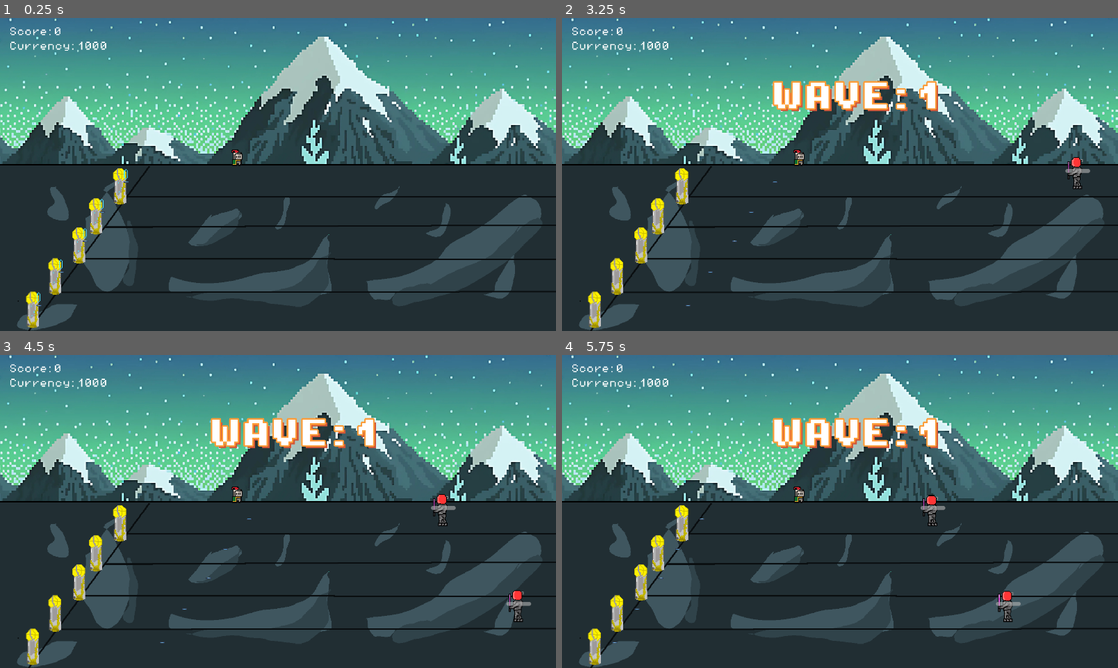
Above: before the commit, frames 1-4 (two rows, left to right).
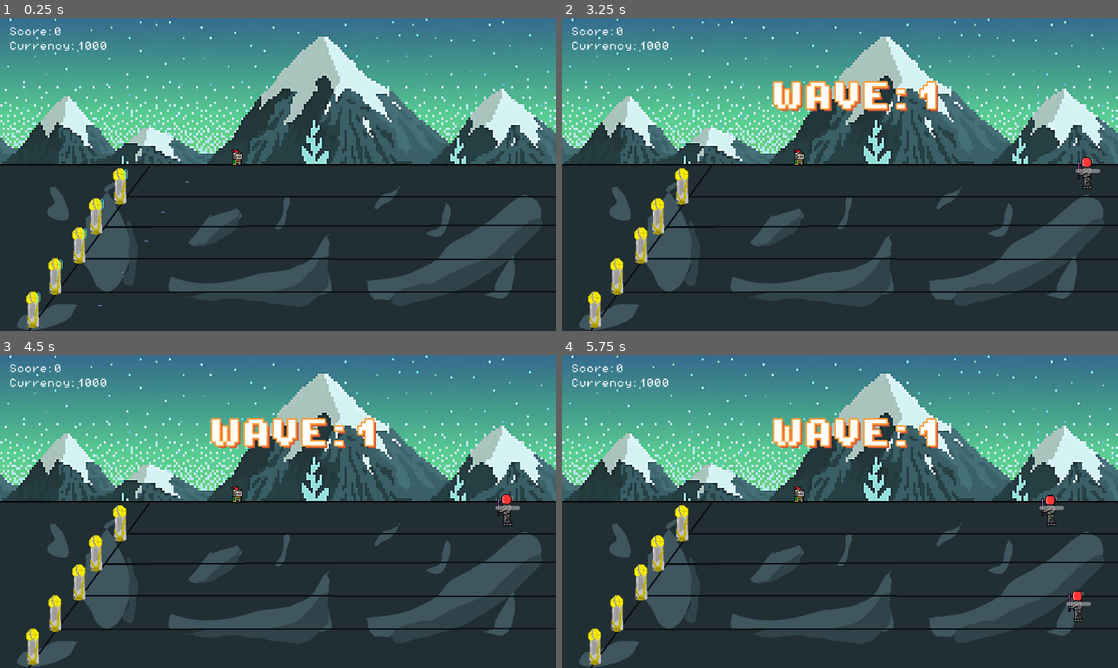
Above: after the commit, the same moments.

Repository: varun22/ECS179-FinalProject
Game: Godot game, scene res://scenes/stage1.tscn
Two runs of this game, one before a commit and one after it. Both use one fixed random seed, a clock stepped at 60 frames per second and the inputs below. This scene is started directly instead of the project's main scene. The engine's default icon, where the game draws it, is replaced by a stand-in: a white triangle on a blue panel in a dark square. Sound files missing from this copy of the repository are replaced by a short silence.
Inputs:
- Up to frame 1 (0.25 s): no input
- Up to frame 2 (3.25 s): tap Enter (ui_accept) at 0.5, 0.77, 1.25, 1.52, 2, 2.75, 3.02 s; hold Right (ui_right) 0.53-2.03 s; hold Left (ui_left) 2.03-2.78 s; hold Right (ui_right) from 2.78 s (still down)
- Up to frame 3 (4.5 s): tap Enter (ui_accept) at 3.77 s; release Right (ui_right) at 4.28 s; hold Left (ui_left) from 4.28 s (still down)
- Up to frame 4 (5.75 s): tap Enter (ui_accept) at 4.52 s; release Left (ui_left) at 5.03 s; hold Right (ui_right) from 5.03 s (still down)

The runs differ from the first frame. In frame 1, less than 0.1% of the frame differs, in the area x 6-35%, y 52-93%; in frame 2, 0.4%; in frame 3, 0.6%; in frame 4, 0.8%, in the area x 9-96%, y 44-92%.

Commit message:
Added wave logic and sounds

Diff:
--- a/tend&defend/scenes/buy_phase.tscn
+++ b/tend&defend/scenes/buy_phase.tscn
@@ -1,10 +1,11 @@
-[gd_scene load_steps=30 format=3 uid="uid://b3fwx0oivo4y2"]
+[gd_scene load_steps=31 format=3 uid="uid://b3fwx0oivo4y2"]
 
 [ext_resource type="Script" path="res://scripts/buy_phase.gd" id="1_coiml"]
 [ext_resource type="Texture2D" uid="uid://3rkprs6gqxi6" path="res://assets/game images/BG.png" id="1_nlvc3"]
 [ext_resource type="Texture2D" uid="uid://dgf4ql7x3tfjs" path="res://assets/game images/Floor.png" id="2_sk6yv"]
 [ext_resource type="FontFile" uid="uid://dnlncfc0vlj4a" path="res://assets/fonts/PixelOperator8.ttf" id="4_b2pb8"]
 [ext_resource type="PackedScene" uid="uid://eghh27wxoi76" path="res://scenes/ui.tscn" id="5_sv8g7"]
+[ext_resource type="PackedScene" uid="uid://gr765jgn4n5p" path="res://scenes/sound_manager.tscn" id="6_t0jfv"]
 
 [sub_resource type="StyleBoxFlat" id="StyleBoxFlat_32qo3"]
 bg_color = Color(0.756669, 0.479334, 0.963906, 1)
@@ -632,6 +633,8 @@
 theme_override_styles/background = SubResource("StyleBoxFlat_jijye")
 theme_override_styles/fill = SubResource("StyleBoxFlat_mwar2")
 show_percentage = false
+
+[node name="soundManager" parent="." instance=ExtResource("6_t0jfv")]
 
 [connection signal="pressed" from="Lane 1/Power Upgrade 1" to="." method="_on_power_upgrade_1_pressed"]
 [connection signal="pressed" from="Lane 1/Range Upgrade 1" to="." method="_on_range_upgrade_1_pressed"]
--- a/tend&defend/scenes/menu.tscn
+++ b/tend&defend/scenes/menu.tscn
@@ -13,6 +13,7 @@
 [ext_resource type="Texture2D" uid="uid://c3lcro4grd4pm" path="res://assets/menu screen/Button Pack - ok_lavender/Individual Frames/[2] Red/[3] Hover.png" id="11_1qwxb"]
 [ext_resource type="Texture2D" uid="uid://sh7boffh3nau" path="res://assets/menu screen/Button Pack - ok_lavender/Individual Frames/[2] Red/[2] Clicked.png" id="12_u1edr"]
 [ext_resource type="Texture2D" uid="uid://us7yaa6461qk" path="res://assets/menu screen/Button Pack - ok_lavender/Individual Frames/[2] Red/[1] Normal.png" id="13_rahs0"]
+[ext_resource type="PackedScene" uid="uid://gr765jgn4n5p" path="res://scenes/sound_manager.tscn" id="14_fq2k1"]
 
 [sub_resource type="StyleBoxTexture" id="StyleBoxTexture_ijvoo"]
 texture = ExtResource("5_0hyy4")
@@ -115,6 +116,8 @@
 theme_override_styles/normal = SubResource("StyleBoxTexture_utgvw")
 text = "Exit"
 
+[node name="soundManager" parent="." instance=ExtResource("14_fq2k1")]
+
 [connection signal="pressed" from="VBoxContainer/Play" to="." method="_on_play_pressed"]
 [connection signal="pressed" from="VBoxContainer/Credits" to="." method="_on_credits_pressed"]
 [connection signal="pressed" from="VBoxContainer/Exit" to="." method="_on_exit_pressed"]
--- /dev/null
+++ b/tend&defend/scenes/sound_manager.tscn
@@ -0,0 +1,14 @@
+[gd_scene load_steps=4 format=3 uid="uid://gr765jgn4n5p"]
+
+[ext_resource type="Script" path="res://scripts/sound_manager.gd" id="1_w8jf8"]
+[ext_resource type="AudioStream" uid="uid://dy8bfoojqgbko" path="res://assets/sfx/shoot.mp3" id="2_icg7n"]
+[ext_resource type="AudioStream" uid="uid://bp1uqu2q3p0kk" path="res://assets/sfx/click.mp3" id="3_nycs1"]
+
+[node name="soundManager" type="Node"]
+script = ExtResource("1_w8jf8")
+
+[node name="shoot" type="AudioStreamPlayer2D" parent="."]
+stream = ExtResource("2_icg7n")
+
+[node name="buttonClick" type="AudioStreamPlayer2D" parent="."]
+stream = ExtResource("3_nycs1")
--- a/tend&defend/scenes/stage1.tscn
+++ b/tend&defend/scenes/stage1.tscn
@@ -12,6 +12,7 @@
 [ext_resource type="Script" path="res://scripts/turret_factory.gd" id="8_5kvr3"]
 [ext_resource type="Script" path="res://scripts/projectile_factory.gd" id="10_a00n7"]
 [ext_resource type="PackedScene" uid="uid://d1oxoghresfh5" path="res://scenes/projectile.tscn" id="11_3dyi8"]
+[ext_resource type="PackedScene" uid="uid://gr765jgn4n5p" path="res://scenes/sound_manager.tscn" id="13_ulv4p"]
 
 [node name="Stage1" type="Node2D" node_paths=PackedStringArray("ui")]
 process_mode = 1
@@ -70,3 +71,5 @@
 [node name="ProjectileFactory" type="Node" parent="Turrets"]
 script = ExtResource("10_a00n7")
 projectile = ExtResource("11_3dyi8")
+
+[node name="soundManager" parent="." instance=ExtResource("13_ulv4p")]
--- a/tend&defend/scripts/audio_player.gd
+++ b/tend&defend/scripts/audio_player.gd
@@ -32,6 +32,18 @@
 
 func play_main_menu():
 	play_music(main_menu_music)
+
+# Helper function to play sound effects
+func play_SFX(stream: AudioStream, volume: float):
+	var sfx_player = AudioStreamPlayer2D.new()
+	sfx_player.stream = stream
+	sfx_player.volume_db = volume
+	add_child(sfx_player)
+	sfx_player.play()
+
+	await sfx_player.finished
+
+	sfx_player.queue_free()
 
 # Called by wave manager
 func on_wave_update(wave: int) -> void:
--- a/tend&defend/scripts/buy_phase.gd
+++ b/tend&defend/scripts/buy_phase.gd
@@ -86,24 +86,28 @@
 
 # When pressed, switches to power tower if enough currency
 func _on_power_upgrade_1_pressed() -> void:
+	signals.button_click.emit()
 	if globalVars.currency >= currency_to_switch and not turretType.type_array[0] == turretType.Type.POWER:
 		globalVars.currency -= currency_to_switch
 		turretType.type_array[0] = turretType.Type.POWER
 
 # When pressed, switches to range tower if enough currency
 func _on_range_upgrade_1_pressed() -> void:
+	signals.button_click.emit()
 	if globalVars.currency >= currency_to_switch and not turretType.type_array[0] == turretType.Type.REACH:
 		globalVars.currency -= currency_to_switch
 		turretType.type_array[0] = turretType.Type.REACH
 
 # When pressed, switches to frequency tower if enough currency
 func _on_frequency_upgrade_1_pressed() -> void:
+	signals.button_click.emit()
 	if globalVars.currency >= currency_to_switch and not turretType.type_array[0] == turretType.Type.FREQUENCY:
 		globalVars.currency -= currency_to_switch
 		turretType.type_array[0] = turretType.Type.FREQUENCY
 
 # When confirmed, changes to upgrade button, which upgrades level of particular tower type chosen
 func _on_confirm_1_pressed() -> void:
+	signals.button_click.emit()
 	$"Lane 1/Power Upgrade 1".visible = false
 	$"Lane 1/Range Upgrade 1".visible = false
 	$"Lane 1/Frequency Upgrade 1".visible = false
@@ -119,6 +123,7 @@
 
 # When upgrade, if enough currency, increases level of current tower type by 1
 func _on_upgrade_1_pressed() -> void:
+	signals.button_click.emit()
 	if globalVars.currency >= currency_to_upgrade:
 		globalVars.currency -= currency_to_upgrade
 		if turretType.type_array[0] == turretType.Type.POWER:
@@ -132,6 +137,7 @@
 			$"Lane 1/Upgrade 1".text = "Upgrade to Level " + str(turretType.frequency_level[0] + 1) + "\nCost: " + str(currency_to_upgrade)
 
 func _on_tend_1_pressed() -> void:
+	signals.button_click.emit()
 	if globalVars.currency >= currency_to_tend:
 		$"Lane 1/Tend1".visible = false
 		$"Lane 1/Power Upgrade 1".visible = true
@@ -142,21 +148,25 @@
 
 
 func _on_power_upgrade_2_pressed() -> void:
+	signals.button_click.emit()
 	if globalVars.currency >= currency_to_switch and not turretType.type_array[1] == turretType.Type.POWER:
 		globalVars.currency -= currency_to_switch
 		turretType.type_array[1] = turretType.Type.POWER
 
 func _on_range_upgrade_2_pressed() -> void:
+	signals.button_click.emit()
 	if globalVars.currency >= currency_to_switch and not turretType.type_array[1] == turretType.Type.REACH:
 		globalVars.currency -= currency_to_switch
 		turretType.type_array[1] = turretType.Type.REACH
 
 func _on_frequency_upgrade_2_pressed() -> void:
+	signals.button_click.emit()
 	if globalVars.currency >= currency_to_switch and not turretType.type_array[1] == turretType.Type.FREQUENCY:
 		globalVars.currency -= currency_to_switch
 		turretType.type_array[1] = turretType.Type.FREQUENCY
 
 func _on_confirm_2_pressed() -> void:
+	signals.button_click.emit()
 	$"Lane 2/Power Upgrade 2".visible = false
 	$"Lane 2/Range Upgrade 2".visible = false
 	$"Lane 2/Frequency Upgrade 2".visible = false
@@ -171,6 +181,7 @@
 	$"Lane 2/Upgrade 2".visible = true
 
 func _on_upgrade_2_pressed() -> void:
+	signals.button_click.emit()
 	if globalVars.currency >= currency_to_upgrade:
 		globalVars.currency -= currency_to_upgrade
 		if turretType.type_array[1] == turretType.Type.POWER:
@@ -184,6 +195,7 @@
 			$"Lane 2/Upgrade 2".text = "Upgrade to Level " + str(turretType.frequency_level[1] + 1) + "\nCost: " + str(currency_to_upgrade)
 
 func _on_tend_2_pressed() -> void:
+	signals.button_click.emit()
 	if globalVars.currency >= currency_to_tend:
 		$"Lane 2/Tend2".visible = false
 		$"Lane 2/Power Upgrade 2".visible = true
@@ -194,21 +206,25 @@
 
 
 func _on_power_upgrade_3_pressed() -> void:
+	signals.button_click.emit()
 	if globalVars.currency >= currency_to_switch and not turretType.type_array[2] == turretType.Type.POWER:
 		globalVars.currency -= currency_to_switch
 		turretType.type_array[2] = turretType.Type.POWER
 
 func _on_range_upgrade_3_pressed() -> void:
+	signals.button_click.emit()
 	if globalVars.currency >= currency_to_switch and not turretType.type_array[2] == turretType.Type.REACH:
 		globalVars.currency -= currency_to_switch
 		turretType.type_array[2] = turretType.Type.REACH
 
 func _on_frequency_upgrade_3_pressed() -> void:
+	signals.button_click.emit()
 	if globalVars.currency >= currency_to_switch and not turretType.type_array[2] == turretType.Type.FREQUENCY:
 		globalVars.currency -= currency_to_switch
 		turretType.type_array[2] = turretType.Type.FREQUENCY
 
 func _on_confirm_3_pressed() -> void:
+	signals.button_click.emit()
 	$"Lane 3/Power Upgrade 3".visible = false
 	$"Lane 3/Range Upgrade 3".visible = false
 	$"Lane 3/Frequency Upgrade 3".visible = false
@@ -223,6 +239,7 @@
 	$"Lane 3/Upgrade 3".visible = true
 
 func _on_upgrade_3_pressed() -> void:
+	signals.button_click.emit()
 	if globalVars.currency >= currency_to_upgrade:
 		globalVars.currency -= currency_to_upgrade
 		if turretType.type_array[2] == turretType.Type.POWER:
@@ -236,6 +253,7 @@
 			$"Lane 3/Upgrade 3".text = "Upgrade to Level " + str(turretType.frequency_level[2] + 1) + "\nCost: " + str(currency_to_upgrade)
 
 func _on_tend_3_pressed() -> void:
+	signals.button_click.emit()
 	if globalVars.currency >= currency_to_tend:
 		$"Lane 3/Tend3".visible = false
 		$"Lane 3/Power Upgrade 3".visible = true
@@ -246,21 +264,25 @@
 
 
 func _on_power_upgrade_4_pressed() -> void:
+	signals.button_click.emit()
 	if globalVars.currency >= currency_to_switch and not turretType.type_array[3] == turretType.Type.POWER:
 		globalVars.currency -= currency_to_switch
 		turretType.type_array[3] = turretType.Type.POWER
 
 func _on_range_upgrade_4_pressed() -> void:
+	signals.button_click.emit()
 	if globalVars.currency >= currency_to_switch and not turretType.type_array[3] == turretType.Type.REACH:
 		globalVars.currency -= currency_to_switch
 		turretType.type_array[3] = turretType.Type.REACH
 
 func _on_frequency_upgrade_4_pressed() -> void:
+	signals.button_click.emit()
 	if globalVars.currency >= currency_to_switch and not turretType.type_array[3] == turretType.Type.FREQUENCY:
 		globalVars.currency -= currency_to_switch
 		turretType.type_array[3] = turretType.Type.FREQUENCY
 
 func _on_confirm_4_pressed() -> void:
+	signals.button_click.emit()
 	$"Lane 4/Power Upgrade 4".visible = false
 	$"Lane 4/Range Upgrade 4".visible = false
 	$"Lane 4/Frequency Upgrade 4".visible = false
@@ -275,6 +297,7 @@
 	$"Lane 4/Upgrade 4".visible = true
 
 func _on_upgrade_4_pressed() -> void:
+	signals.button_click.emit()
 	if globalVars.currency >= currency_to_upgrade:
 		globalVars.currency -= currency_to_upgrade
 		if turretType.type_array[3] == turretType.Type.POWER:
@@ -288,6 +311,7 @@
 			$"Lane 4/Upgrade 4".text = "Upgrade to Level " + str(turretType.frequency_level[3] + 1) + "\nCost: " + str(currency_to_upgrade)
 
 func _on_tend_4_pressed() -> void:
+	signals.button_click.emit()
 	if globalVars.currency >= currency_to_tend:
 		$"Lane 4/Tend4".visible = false
 		$"Lane 4/Power Upgrade 4".visible = true
@@ -298,21 +322,25 @@
 
 
 func _on_power_upgrade_5_pressed() -> void:
+	signals.button_click.emit()
 	if globalVars.currency >= currency_to_switch and not turretType.type_array[4] == turretType.Type.POWER:
 		globalVars.currency -= currency_to_switch
 		turretType.type_array[4] = turretType.Type.POWER
 
 func _on_range_upgrade_5_pressed() -> void:
+	signals.button_click.emit()
 	if globalVars.currency >= currency_to_switch and not turretType.type_array[4] == turretType.Type.REACH:
 		globalVars.currency -= currency_to_switch
 		turretType.type_array[4] = turretType.Type.REACH
 
 func _on_frequency_upgrade_5_pressed() -> void:
+	signals.button_click.emit()
 	if globalVars.currency >= currency_to_switch and not turretType.type_array[4] == turretType.Type.FREQUENCY:
 		globalVars.currency -= currency_to_switch
 		turretType.type_array[4] = turretType.Type.FREQUENCY
 
 func _on_confirm_5_pressed() -> void:
+	signals.button_click.emit()
 	$"Lane 5/Power Upgrade 5".visible = false
 	$"Lane 5/Range Upgrade 5".visible = false
 	$"Lane 5/Frequency Upgrade 5".visible = false
@@ -327,6 +355,7 @@
 	$"Lane 5/Upgrade 5".visible = true
 
 func _on_upgrade_5_pressed() -> void:
+	signals.button_click.emit()
 	if globalVars.currency >= currency_to_upgrade:
 		globalVars.currency -= currency_to_upgrade
 		if turretType.type_array[4] == turretType.Type.POWER:
@@ -340,6 +369,7 @@
 			$"Lane 5/Upgrade 5".text = "Upgrade to Level " + str(turretType.frequency_level[4] + 1) + "\nCost: " + str(currency_to_upgrade)
 
 func _on_tend_5_pressed() -> void:
+	signals.button_click.emit()
 	if globalVars.currency >= currency_to_tend:
 		$"Lane 5/Tend5".visible = false
 		$"Lane 5/Power Upgrade 5".visible = true
--- a/tend&defend/scripts/enemy.gd
+++ b/tend&defend/scripts/enemy.gd
@@ -7,6 +7,8 @@
 @export var damage:float = 10
 @export var speed:float = 100
 @export var health:float = 100
+# Type of enemy, 1, 2, or 3
+var type:int
 
 # Called when the node enters the scene tree for the first time.
 func _ready() -> void:
@@ -29,6 +31,12 @@
 	#print("Enemy has died")
 	#Increment UI
 	died.emit(100)
+	if type == 1:
+		globalVars.currency += 10.0
+	elif type == 2:
+		globalVars.currency += 20.0
+	elif type == 3:
+		globalVars.currency += 30.0
 
 # Function for when enemies take damage form projectile
 func take_damage(damage_amt: float) -> void:
--- a/tend&defend/scripts/enemy_factory.gd
+++ b/tend&defend/scripts/enemy_factory.gd
@@ -10,5 +10,6 @@
 	new_enemy.damage = enemy_spec.damage
 	new_enemy.speed = enemy_spec.speed
 	new_enemy.health = enemy_spec.health
+	new_enemy.type = enemy_spec.type
 
 	return new_enemy
--- a/tend&defend/scripts/enemy_spec.gd
+++ b/tend&defend/scripts/enemy_spec.gd
@@ -5,3 +5,4 @@
 var damage:float
 var speed:float
 var health:float
+var type:int
--- a/tend&defend/scripts/global_vars.gd
+++ b/tend&defend/scripts/global_vars.gd
@@ -5,6 +5,10 @@
 var currency: int = 1000
 # Global wave number
 var wave_num: int = 1
+var num_to_spawn_one: int = 5
+var num_to_spawn_two: int = 0
+var num_to_spawn_three: int = 0
+var num_to_spawn_total: int = 5
 # Global score
 var score:int
 # Global game health
--- a/tend&defend/scripts/menu.gd
+++ b/tend&defend/scripts/menu.gd
@@ -8,14 +8,17 @@
 
 
 func _on_play_pressed() -> void:
+	signals.button_click.emit()
 	#get_tree().change_scene_to_file("res://scenes/stage1.tscn")
 	scene_switcher.switch_scene("res://scenes/stage1.tscn")
 
 
 
 func _on_credits_pressed() -> void:
+	signals.button_click.emit()
 	get_tree().change_scene_to_file("res://scenes/credits.tscn")
 
 
 func _on_exit_pressed() -> void:
+	signals.button_click.emit()
 	get_tree().quit()
--- a/tend&defend/scripts/projectile.gd
+++ b/tend&defend/scripts/projectile.gd
@@ -18,7 +18,7 @@
 
 func _physics_process(delta: float) -> void:
 	# Sets initial velocity of projectile
-	move_and_collide(Vector2(100, 0) * delta)
+	move_and_collide(Vector2(1000, 0) * delta)
 	if range_timer.is_stopped():
 		queue_free()
 
--- a/tend&defend/scripts/signals.gd
+++ b/tend&defend/scripts/signals.gd
@@ -1,4 +1,6 @@
 class_name Signals
 extends Node
 
-signal enemy_damaged(value: float)
+signal enemy_damaged()
+signal turret_shot()
+signal button_click()
--- /dev/null
+++ b/tend&defend/scripts/sound_manager.gd
@@ -0,0 +1,16 @@
+class_name SoundManager
+extends Node
+
+@onready var shoot_sfx = preload("res://assets/sfx/shoot.mp3")
+# Called when the node enters the scene tree for the first time.
+func _ready() -> void:
+	signals.turret_shot.connect(_on_turret_shoot)
+	signals.button_click.connect(_on_button_click)
+
+# Two ways of doing it
+func _on_turret_shoot() -> void:
+	$shoot.play()
+	#audioPlayer.play_SFX(shoot_sfx, 0.0)
+
+func _on_button_click() -> void:
+	$buttonClick.play()
--- a/tend&defend/scripts/turret.gd
+++ b/tend&defend/scripts/turret.gd
@@ -36,11 +36,13 @@
 
 	# Build proj based off spec and add it as child of turret
 	var new_proj = proj_fact.build(proj_spec)
+	add_child(new_proj)
 
-	add_child(new_proj)
+	signals.turret_shot.emit()
 
 	# Start timer for next shoot
 	shoot_timer.start(frequency)
+
 
 func take_damage(damage_amt: float) -> void:
 	health -= damage_amt
--- a/tend&defend/scripts/turret_factory.gd
+++ b/tend&defend/scripts/turret_factory.gd
@@ -4,7 +4,7 @@
 @export var turret:PackedScene
 
 # Stores base values for turrets
-var base_reach:float = 5.0
+var base_reach:float = 0.6
 var base_damage:float = 10.0
 var base_frequency:float = 5.0
 
@@ -30,18 +30,20 @@
 			new_turret.type = turretType.Type.BASIC
 		elif turretType.type_array[i] == turretType.Type.POWER:
 			new_turret.reach = base_reach
-			new_turret.damage = base_damage + (10.0 * (turretType.power_level[i] - 1))
+			new_turret.damage = base_damage + (5.0 * (turretType.power_level[i] - 1))
 			new_turret.frequency = base_frequency
 			new_turret.type = turretType.Type.POWER
 		elif turretType.type_array[i] == turretType.Type.REACH:
-			new_turret.reach = base_reach + (1.0 * (turretType.reach_level[i] - 1))
+			new_turret.reach = base_reach + (0.05 * (turretType.reach_level[i] - 1))
 			new_turret.damage = base_damage
 			new_turret.frequency = base_frequency
 			new_turret.type = turretType.Type.REACH
 		elif turretType.type_array[i] == turretType.Type.FREQUENCY:
 			new_turret.reach = base_reach
 			new_turret.damage = base_damage
-			new_turret.frequency = base_frequency - (0.5 * (turretType.frequency_level[i] - 1))
+			new_turret.frequency = base_frequency - (0.1 * (turretType.frequency_level[i] - 1))
+			if new_turret.frequency < 0.5:
+				new_turret.frequency = 0.5
 			new_turret.type = turretType.Type.FREQUENCY
 		# Place turrets in correct position based on turret number
 		if i == 0:
--- a/tend&defend/scripts/waves_manager.gd
+++ b/tend&defend/scripts/waves_manager.gd
@@ -9,12 +9,12 @@
 @onready var enemy_fact:EnemyFactory = $"../EnemySpawns"
 @onready var turret_fact:TurretFactory = $"../Turrets"
 
-var wave:int
-var num_to_spawn:int
 # Array to store which lane to spawn each enemy in
 var placement_array:Array[int]
 # Array to store times between spawns
 var timing_array:Array[float]
+# Array to store enemy types to spawn
+var spawn_array:Array[int]
 var enemy_spec:EnemySpec
 var done_spawning:bool = false
 
@@ -23,7 +23,6 @@
 func _ready() -> void:
 	# Builds turrets based on global types and stats in turret_type
 	turret_fact.rebuild()
-	wave = globalVars.wave_num
 	await wait(3.0) #use for buy phase
 	calc_num_to_spawn()
 	create_enemy_schedule()
@@ -34,7 +33,7 @@
 	wave_update.connect(audioPlayer.on_wave_update)
 	var ui = $"../UI"
 	wave_update.connect(ui._ui_on_wave_update)
-	wave_update.emit(wave)
+	wave_update.emit(globalVars.wave_num)
 
 
 
@@ -60,11 +59,20 @@
 
 # Fills placement_array with random placement and
 func create_enemy_schedule() -> void:
-	print("wave: ", wave)
+	print("wave: ", globalVars.wave_num)
 	var rng = RandomNumberGenerator.new()
-	for i in num_to_spawn:
+	for i in globalVars.num_to_spawn_total:
 		placement_array.push_back(rng.randi_range(1, 5))
-		timing_array.push_back(rng.randf_range(1, 5))
+		timing_array.push_back(rng.randf_range(2, 5))
+	# Fills spawn array with necessary amt of each enemy then shuffles
+	for j in globalVars.num_to_spawn_one:
+		spawn_array.push_back(1)
+	for k in globalVars.num_to_spawn_two:
+		spawn_array.push_back(2)
+	for m in globalVars.num_to_spawn_three:
+		spawn_array.push_back(3)
+	spawn_array.shuffle()
+	#print(spawn_array)
 
 # Checks if wave is over, if so start buy phase(not implemented yet)
 func check_end() -> bool:
@@ -73,15 +81,41 @@
 	else:
 		return false
 
+func spawnEnemyOne() -> EnemySpec:
+	enemy_spec = EnemySpec.new()
+	enemy_spec.damage = 10
+	enemy_spec.speed = 50
+	enemy_spec.health = 50
+	enemy_spec.type = 1
+	return enemy_spec
+
+func spawnEnemyTwo() -> EnemySpec:
+	enemy_spec = EnemySpec.new()
+	enemy_spec.damage = 20
+	enemy_spec.speed = 75
+	enemy_spec.health = 75
+	enemy_spec.type = 2
+	return enemy_spec
+
+func spawnEnemyThree() -> EnemySpec:
+	enemy_spec = EnemySpec.new()
+	enemy_spec.damage = 30
+	enemy_spec.speed = 100
+	enemy_spec.health = 100
+	enemy_spec.type = 3
+	return enemy_spec
+
 # Can calculate some difficulty elements here (if wave is over 5, make _ out of _ enemies spawn with greater speed/damage/health)
 func spawn_enemies() -> void:
-	for i in num_to_spawn:
-		enemy_spec = EnemySpec.new()
-		enemy_spec.damage = 10
-		enemy_spec.speed = 200
-		enemy_spec.health = 100
-
-		var new_enemy = enemy_fact.build(enemy_spec)
+	var new_enemy
+	# Spawns enemy based on enemy type in spawn_array
+	for i in globalVars.num_to_spawn_total:
+		if spawn_array[i] == 1:
+			new_enemy = enemy_fact.build(spawnEnemyOne())
+		elif spawn_array[i] == 2:
+			new_enemy = enemy_fact.build(spawnEnemyTwo())
+		elif spawn_array[i] == 3:
+			new_enemy = enemy_fact.build(spawnEnemyThree())
 		#ADD All enemy signals here
 		new_enemy.died.connect(game.on_enemy_died)  # Connect the `died` signal to Game
 
@@ -104,8 +138,18 @@
 	done_spawning = true
 
 # Very simple calculation right now, can tune later for better feel
+# Every third wave, add a new enemy level 1 and make an old enemy level 2
+# EVery fifth wave, add a new enemy level 1, and make an old enemy level 3
 func calc_num_to_spawn() -> void:
-	num_to_spawn = wave + 4
+	if globalVars.wave_num % 3 == 0 or globalVars.wave_num % 5 == 0:
+		if globalVars.wave_num % 3 == 0:
+			globalVars.num_to_spawn_total += 1
+			globalVars.num_to_spawn_one += 1
+			globalVars.num_to_spawn_two += 1
+		if globalVars.wave_num % 5 == 0:
+			globalVars.num_to_spawn_total += 1
+			globalVars.num_to_spawn_one += 1
+			globalVars.num_to_spawn_three += 1
 
 # Checks if there are any instances of enemies left, if so, return true
 func check_enemy_exists() -> bool:
Not shown, added: tend&defend/assets/sfx/click.mp3.import
Not shown, added: tend&defend/assets/sfx/shoot.mp3.import
Not shown: 1 places in tend&defend/scenes/menu.tscn that only renumber resources
Not shown: 1 places in tend&defend/scenes/stage1.tscn that only renumber resources
Not shown, added: tend&defend/assets/sfx/click.mp3
Not shown, added: tend&defend/assets/sfx/shoot.mp3
